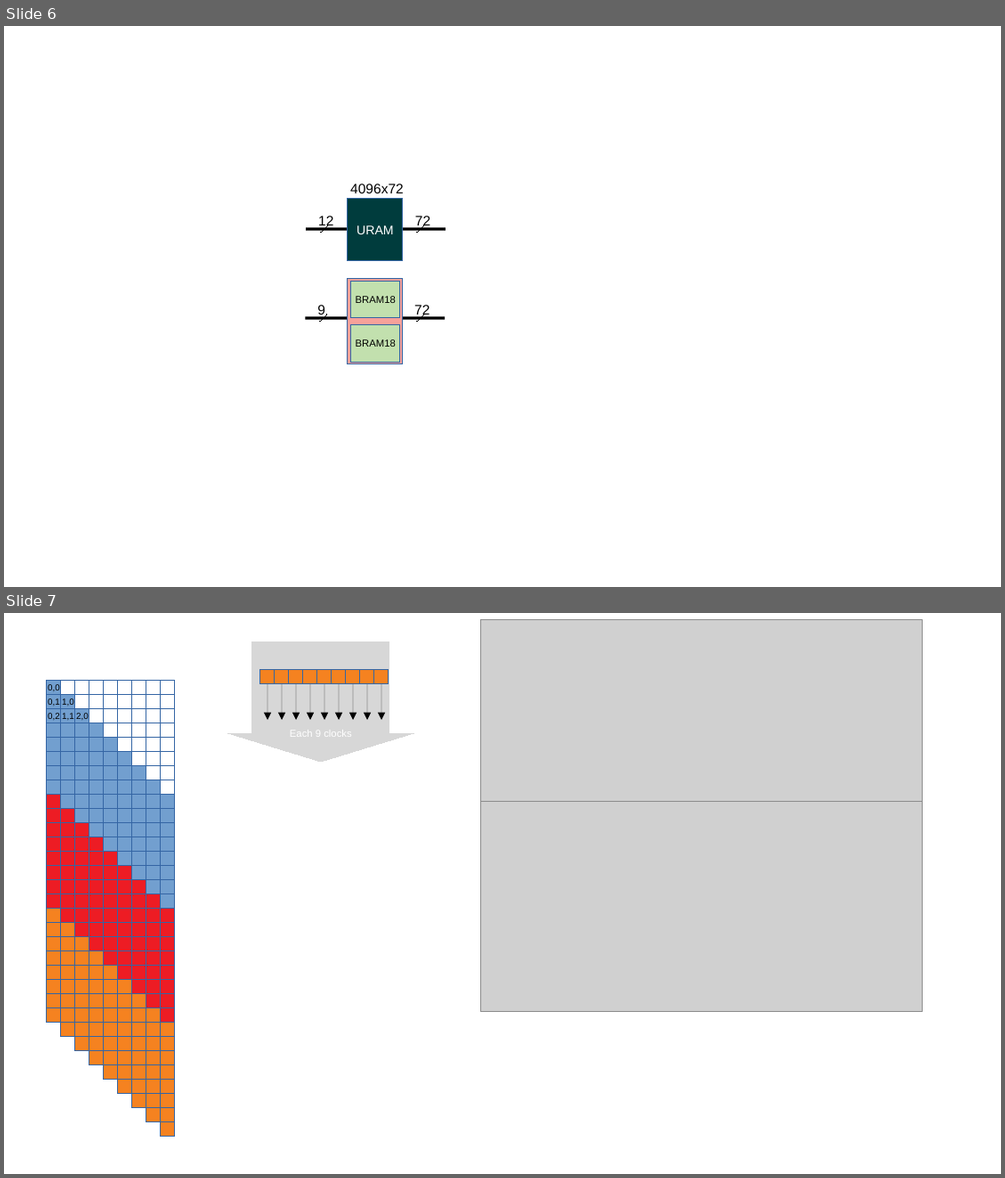
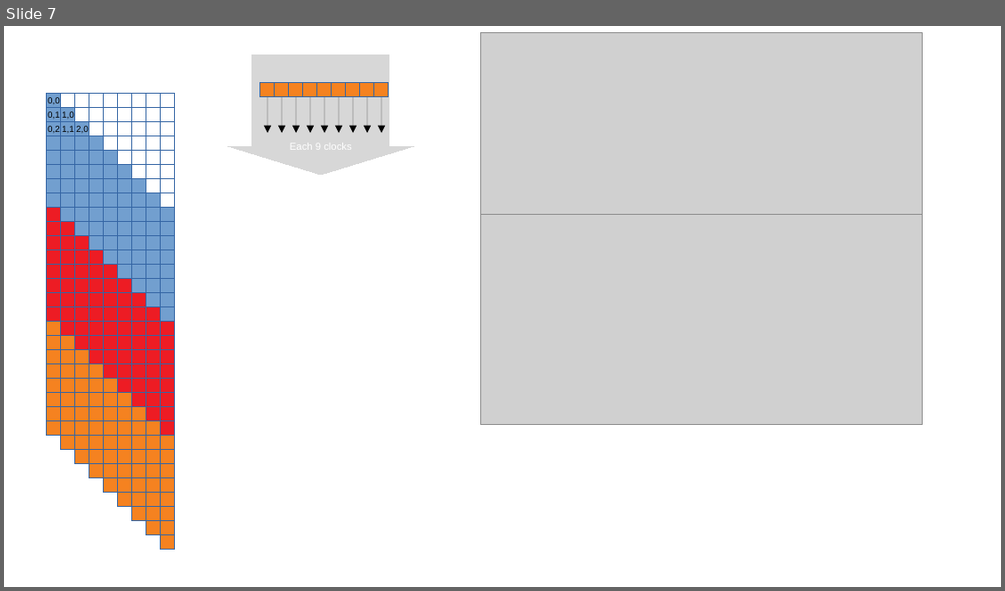
Before and after one commit to raminrasoulinezhad/MLBlocks, a slide deck: presentations/Idea.odp. Shown one above the other, each under a label of ours: slides 6 and 7 before the commit, slide 7 after it. The pictures are 1005x1178 and 1005x591 pixels, drawn with LibreOffice and Linux fonts; fonts in the diff are those of the drawing; grey boxes stand for pictures. Boxes give left, top, right and bottom in pixels: in the first picture for what was removed or moved away, otherwise in the second. Text is boxed around its words. In the diff, an @@ line names an element or a change of style, - is before the commit and + after.

```diff
--- a/presentations/Idea.odp
+++ b/presentations/Idea.odp
@@ slide 6 removed at (x1=4, y1=26, x2=1001, y2=587), background #FFFFFF @@
@@ text removed at (x1=350, y1=184, x2=404, y2=193) @@
-4096x72
@@ rectangle removed at (x1=348, y1=199, x2=403, y2=261) @@
-URAM
@@ line removed from (306, 229) to (348, 229) @@
@@ text removed at (x1=318, y1=216, x2=333, y2=228) @@
-12
@@ line removed from (327, 225) to (321, 232) @@
@@ line removed from (403, 229) to (445, 229) @@
@@ text removed at (x1=415, y1=216, x2=430, y2=228) @@
-72
@@ line removed from (425, 225) to (417, 232) @@
@@ rectangle removed at (x1=348, y1=279, x2=403, y2=364) @@
@@ rectangle removed at (x1=351, y1=281, x2=400, y2=318) @@
-BRAM18
@@ line removed from (305, 318) to (348, 318) @@
@@ text removed at (x1=317, y1=305, x2=325, y2=317) @@
-9
@@ line removed from (327, 314) to (320, 321) @@
@@ line removed from (402, 318) to (445, 318) @@
@@ text removed at (x1=414, y1=305, x2=429, y2=317) @@
-72
@@ line removed from (424, 314) to (416, 321) @@
@@ rectangle removed at (x1=351, y1=324, x2=400, y2=362) @@
-BRAM18
```
Also in this commit, not shown: 5 slides changed, 2 slides added, 1 other file.
